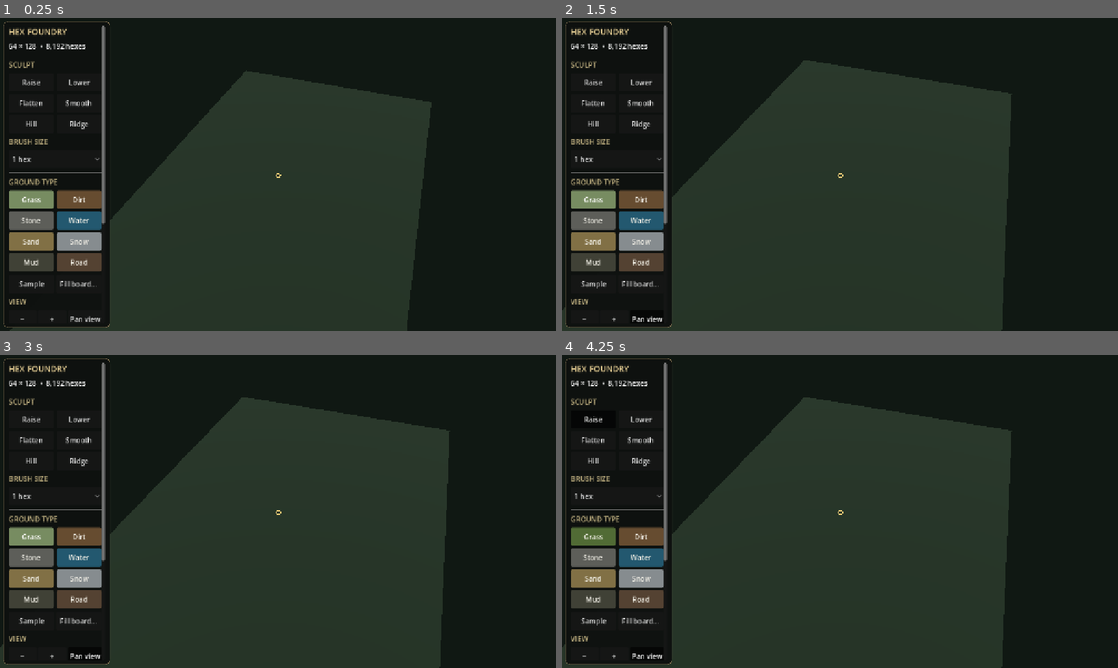
Above: before the commit, frames 1-4 (two rows, left to right).
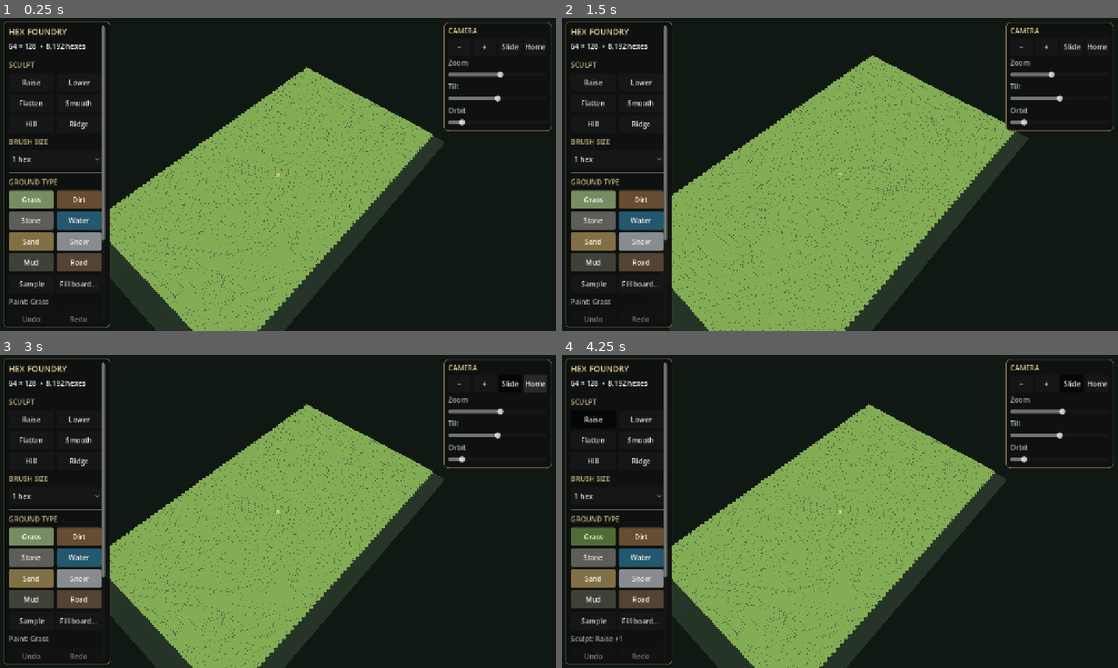
Above: after the commit, the same moments.

Repository: tpylman90-ctrl/MapbuilderhexmapSR
Game: Godot game, scene res://scenes/main.tscn
Two runs of this game, one before a commit and one after it. Both use one fixed random seed, a clock stepped at 60 frames per second and the inputs below.
Inputs (mouse positions are in pixels of both pictures, inside the frame that each line leads up to):
- Up to frame 1 (0.25 s): no input
- Up to frame 2 (1.5 s): click "+" at 0.5 s; click (645, 318) at 1.25 s, where only the run before the commit has a clickable "Pan view"
- Up to frame 3 (3 s): click (511, 383) at 2 s, where only the run after the commit has a clickable "Slide"; click (533, 383) at 2.75 s, where only the run after the commit has a clickable "Home"
- Up to frame 4 (4.25 s): click "Raise" at 3.5 s

The runs differ from the first frame. In frame 1, 37% of the frame differs, in the area x 1-100%, y 1-100%; in frame 2, 44%, in the area x 0-100%, y 1-100%; in frame 3, 42%; in frame 4, 42%.

Commit message:
Restore visible hex caps and add camera HUD controls

Diff:
--- a/scripts/editor_controller.gd
+++ b/scripts/editor_controller.gd
@@ -21,6 +21,13 @@
 var undo_button: Button
 var redo_button: Button
 var pan_button: Button
+var zoom_slider: HSlider
+var tilt_slider: HSlider
+var orbit_slider: HSlider
+var camera_distance: float = 235.0
+var camera_tilt_degrees: float = 52.0
+var camera_yaw_degrees: float = 42.0
+var _syncing_camera_controls: bool = false
 var fill_dialog: ConfirmationDialog
 var _last_stroke_cell := INVALID_CELL
 var _flatten_level: int = 0
@@ -40,7 +47,7 @@
 func _ready() -> void:
 	camera_pivot = get_node("CameraPivot")
 	camera = get_node("CameraPivot/Camera3D") as Camera3D
-	camera.look_at(camera_pivot.global_position, Vector3.UP)
+	_apply_camera_pose()
 	board_view = HexBoardView.new()
 	board_view.name = "BoardView"
 	add_child(board_view)
@@ -154,20 +161,6 @@
 	)
 	_make_button(ground_actions, "Fill board…", func(): _confirm_fill_ground())
 
-	var camera_label := Label.new()
-	camera_label.text = "VIEW"
-	camera_label.add_theme_color_override("font_color", Color("c7b785"))
-	content.add_child(camera_label)
-	var camera_row := HBoxContainer.new()
-	content.add_child(camera_row)
-	_make_button(camera_row, "−", func(): _zoom_camera(1.18))
-	_make_button(camera_row, "+", func(): _zoom_camera(0.85))
-	pan_button = Button.new()
-	pan_button.text = "Pan view"
-	pan_button.toggle_mode = true
-	pan_button.custom_minimum_size.y = 42.0
-	pan_button.toggled.connect(func(enabled: bool): pan_mode = enabled)
-	camera_row.add_child(pan_button)
 	tool_status = Label.new()
 	tool_status.autowrap_mode = TextServer.AUTOWRAP_WORD_SMART
 	tool_status.add_theme_color_override("font_color", Color("a7ada5"))
@@ -192,7 +185,77 @@
 	fill_dialog.title = "Fill ground layer"
 	fill_dialog.confirmed.connect(_fill_ground)
 	layer.add_child(fill_dialog)
+	_build_camera_hud(layer)
 	_update_tool_status()
+
+func _build_camera_hud(layer: CanvasLayer) -> void:
+	var hud := PanelContainer.new()
+	hud.name = "CameraHUD"
+	hud.anchor_left = 1.0
+	hud.anchor_right = 1.0
+	hud.offset_left = -258.0
+	hud.offset_right = -10.0
+	hud.offset_top = 10.0
+	hud.offset_bottom = 258.0
+	var hud_style := StyleBoxFlat.new()
+	hud_style.bg_color = Color(0.055, 0.065, 0.058, 0.96)
+	hud_style.border_color = Color("806f50")
+	hud_style.set_border_width_all(1)
+	hud_style.set_corner_radius_all(10)
+	hud_style.content_margin_left = 10.0
+	hud_style.content_margin_right = 10.0
+	hud_style.content_margin_top = 8.0
+	hud_style.content_margin_bottom = 8.0
+	hud.add_theme_stylebox_override("panel", hud_style)
+	layer.add_child(hud)
+
+	var controls := VBoxContainer.new()
+	controls.add_theme_constant_override("separation", 4)
+	hud.add_child(controls)
+	var title := Label.new()
+	title.text = "CAMERA"
+	title.add_theme_color_override("font_color", Color("e1ca91"))
+	controls.add_child(title)
+
+	var button_row := HBoxContainer.new()
+	controls.add_child(button_row)
+	_make_button(button_row, "−", func(): _zoom_camera(1.15))
+	_make_button(button_row, "+", func(): _zoom_camera(0.87))
+	pan_button = Button.new()
+	pan_button.text = "Slide"
+	pan_button.toggle_mode = true
+	pan_button.custom_minimum_size.y = 42.0
+	pan_button.size_flags_horizontal = Control.SIZE_EXPAND_FILL
+	pan_button.toggled.connect(func(enabled: bool): pan_mode = enabled)
+	button_row.add_child(pan_button)
+	_make_button(button_row, "Home", _reset_camera)
+
+	var zoom_label := Label.new()
+	zoom_label.text = "Zoom"
+	zoom_label.add_theme_color_override("font_color", Color("a7ada5"))
+	controls.add_child(zoom_label)
+	zoom_slider = _make_camera_slider(controls, 95.0, 360.0, camera_distance, _on_zoom_slider_changed)
+	var tilt_label := Label.new()
+	tilt_label.text = "Tilt"
+	tilt_label.add_theme_color_override("font_color", Color("a7ada5"))
+	controls.add_child(tilt_label)
+	tilt_slider = _make_camera_slider(controls, 20.0, 84.0, camera_tilt_degrees, _on_tilt_slider_changed)
+	var orbit_label := Label.new()
+	orbit_label.text = "Orbit"
+	orbit_label.add_theme_color_override("font_color", Color("a7ada5"))
+	controls.add_child(orbit_label)
+	orbit_slider = _make_camera_slider(controls, 0.0, 360.0, camera_yaw_degrees, _on_orbit_slider_changed)
+
+func _make_camera_slider(parent: Control, minimum: float, maximum: float, initial_value: float, callback: Callable) -> HSlider:
+	var slider := HSlider.new()
+	slider.min_value = minimum
+	slider.max_value = maximum
+	slider.step = 1.0
+	slider.value = initial_value
+	slider.custom_minimum_size.y = 24.0
+	slider.value_changed.connect(callback)
+	parent.add_child(slider)
+	return slider
 
 func _add_sculpt_button(parent: Control, button_text: String, tool: int) -> void:
 	var button := _make_button(parent, button_text, func(): _set_elevation_tool(tool))
@@ -271,7 +334,11 @@
 	readout.text = "Hex %d, %d  •  Level %d  •  %s\nTool: %s" % [selected_cell.x, selected_cell.y, grid.elevation_at(selected_cell), terrain_name, operation]
 
 func _unhandled_input(event: InputEvent) -> void:
-	if event is InputEventScreenTouch:
+	if event is InputEventMagnifyGesture:
+		_zoom_camera(1.0 / maxf(event.factor, 0.1))
+	elif event is InputEventPanGesture:
+		_pan_camera(event.delta)
+	elif event is InputEventScreenTouch:
 		if event.pressed:
 			_begin_pointer(event.position)
 		else:
@@ -484,13 +551,61 @@
 	_update_readout()
 
 func _zoom_camera(factor: float) -> void:
-	var position := camera.position * factor
-	var distance := clampf(position.length(), 45.0, 260.0)
-	camera.position = position.normalized() * distance
+	camera_distance = clampf(camera_distance * factor, 95.0, 360.0)
+	_sync_camera_controls()
+	_apply_camera_pose()
+
+func _apply_camera_pose() -> void:
+	if camera == null or camera_pivot == null:
+		return
+	var tilt := deg_to_rad(camera_tilt_degrees)
+	var yaw := deg_to_rad(camera_yaw_degrees)
+	var horizontal_distance := camera_distance * cos(tilt)
+	camera.position = Vector3(
+		sin(yaw) * horizontal_distance,
+		sin(tilt) * camera_distance,
+		cos(yaw) * horizontal_distance
+	)
+	camera.look_at(camera_pivot.global_position, Vector3.UP)
+
+func _on_zoom_slider_changed(value: float) -> void:
+	if _syncing_camera_controls:
+		return
+	camera_distance = value
+	_apply_camera_pose()
+
+func _on_tilt_slider_changed(value: float) -> void:
+	if _syncing_camera_controls:
+		return
+	camera_tilt_degrees = value
+	_apply_camera_pose()
+
+func _on_orbit_slider_changed(value: float) -> void:
+	if _syncing_camera_controls:
+		return
+	camera_yaw_degrees = value
+	_apply_camera_pose()
+
+func _sync_camera_controls() -> void:
+	if zoom_slider == null:
+		return
+	_syncing_camera_controls = true
+	zoom_slider.value = camera_distance
+	tilt_slider.value = camera_tilt_degrees
+	orbit_slider.value = camera_yaw_degrees
+	_syncing_camera_controls = false
+
+func _reset_camera() -> void:
+	camera_pivot.position = Vector3.ZERO
+	camera_distance = 235.0
+	camera_tilt_degrees = 52.0
+	camera_yaw_degrees = 42.0
+	_sync_camera_controls()
+	_apply_camera_pose()
 
 func _pan_camera(screen_delta: Vector2) -> void:
 	var viewport_height := maxf(1.0, get_viewport().get_visible_rect().size.y)
-	var distance := camera.position.length()
+	var distance := camera_distance
 	var world_per_pixel := 2.0 * distance * tan(deg_to_rad(camera.fov * 0.5)) / viewport_height
 	var right := camera.global_transform.basis.x
 	var forward := camera.global_transform.basis.z
--- a/scripts/hex_board_view.gd
+++ b/scripts/hex_board_view.gd
@@ -9,6 +9,8 @@
 var data: HexGrid
 var tile_instances: MultiMesh
 var grid_node: MultiMeshInstance3D
+var outline_instances: MultiMesh
+var outline_node: MultiMeshInstance3D
 var cliff_node: MeshInstance3D
 var selection_node: MeshInstance3D
 var selected_cell := Vector2i(-1, -1)
@@ -49,12 +51,36 @@
 	var surface := SurfaceTool.new()
 	surface.begin(Mesh.PRIMITIVE_TRIANGLES)
 	var top_y := CAP_HEIGHT * 0.5
+	var bottom_y := -CAP_HEIGHT * 0.5
 	for edge in range(6):
 		var angle_a := deg_to_rad(30.0 + 60.0 * edge)
 		var angle_b := deg_to_rad(30.0 + 60.0 * ((edge + 1) % 6))
 		var top_a := Vector3(cos(angle_a) * EDGE_RADIUS, top_y, sin(angle_a) * EDGE_RADIUS)
 		var top_b := Vector3(cos(angle_b) * EDGE_RADIUS, top_y, sin(angle_b) * EDGE_RADIUS)
+		var bottom_a := Vector3(cos(angle_a) * EDGE_RADIUS, bottom_y, sin(angle_a) * EDGE_RADIUS)
+		var bottom_b := Vector3(cos(angle_b) * EDGE_RADIUS, bottom_y, sin(angle_b) * EDGE_RADIUS)
+		# Winding is explicitly upward so the top remains visible in mobile renderers.
 		_add_triangle(surface, Vector3(0.0, top_y, 0.0), top_b, top_a, Color.WHITE)
+		_add_triangle(surface, bottom_a, bottom_b, top_b, Color("b7b7b7"))
+		_add_triangle(surface, bottom_a, top_b, top_a, Color("b7b7b7"))
+	surface.generate_normals()
+	return surface.commit()
+
+func _make_grid_outline_mesh() -> ArrayMesh:
+	var surface := SurfaceTool.new()
+	surface.begin(Mesh.PRIMITIVE_TRIANGLES)
+	var outer_radius := HexGrid.HEX_RADIUS * 1.005
+	var inner_radius := HexGrid.HEX_RADIUS * 0.975
+	var y := CAP_HEIGHT * 0.5 + 0.008
+	for edge in range(6):
+		var angle_a := deg_to_rad(30.0 + 60.0 * edge)
+		var angle_b := deg_to_rad(30.0 + 60.0 * ((edge + 1) % 6))
+		var outer_a := Vector3(cos(angle_a) * outer_radius, y, sin(angle_a) * outer_radius)
+		var outer_b := Vector3(cos(angle_b) * outer_radius, y, sin(angle_b) * outer_radius)
+		var inner_a := Vector3(cos(angle_a) * inner_radius, y, sin(angle_a) * inner_radius)
+		var inner_b := Vector3(cos(angle_b) * inner_radius, y, sin(angle_b) * inner_radius)
+		_add_triangle(surface, outer_a, outer_b, inner_b, Color.WHITE)
+		_add_triangle(surface, outer_a, inner_b, inner_a, Color.WHITE)
 	surface.generate_normals()
 	return surface.commit()
 
@@ -72,8 +98,24 @@
 	material.vertex_color_use_as_albedo = true
 	material.shading_mode = BaseMaterial3D.SHADING_MODE_UNSHADED
 	material.roughness = 0.95
+	material.cull_mode = BaseMaterial3D.CULL_DISABLED
 	grid_node.material_override = material
 	add_child(grid_node)
+
+	var outlines := MultiMesh.new()
+	outlines.transform_format = MultiMesh.TRANSFORM_3D
+	outlines.mesh = _make_grid_outline_mesh()
+	outlines.instance_count = HexGrid.COLUMNS * HexGrid.ROWS
+	outline_instances = outlines
+	outline_node = MultiMeshInstance3D.new()
+	outline_node.name = "HexGridLines"
+	outline_node.multimesh = outline_instances
+	var outline_material := StandardMaterial3D.new()
+	outline_material.albedo_color = Color("536649")
+	outline_material.shading_mode = BaseMaterial3D.SHADING_MODE_UNSHADED
+	outline_material.cull_mode = BaseMaterial3D.CULL_DISABLED
+	outline_node.material_override = outline_material
+	add_child(outline_node)
 
 func _build_selection_outline() -> void:
 	var outline := ImmediateMesh.new()
@@ -105,6 +147,7 @@
 	var center := data.world_center(cell)
 	center.y = data.elevation_at(cell) * STEP_HEIGHT
 	tile_instances.set_instance_transform(index, Transform3D(Basis.IDENTITY, center))
+	outline_instances.set_instance_transform(index, Transform3D(Basis.IDENTITY, center))
 	tile_instances.set_instance_color(index, HexGrid.TERRAIN_COLORS[data.terrain_at(cell)])
 	if cell == selected_cell:
 		_update_selection()
Not shown, changed: README.md
